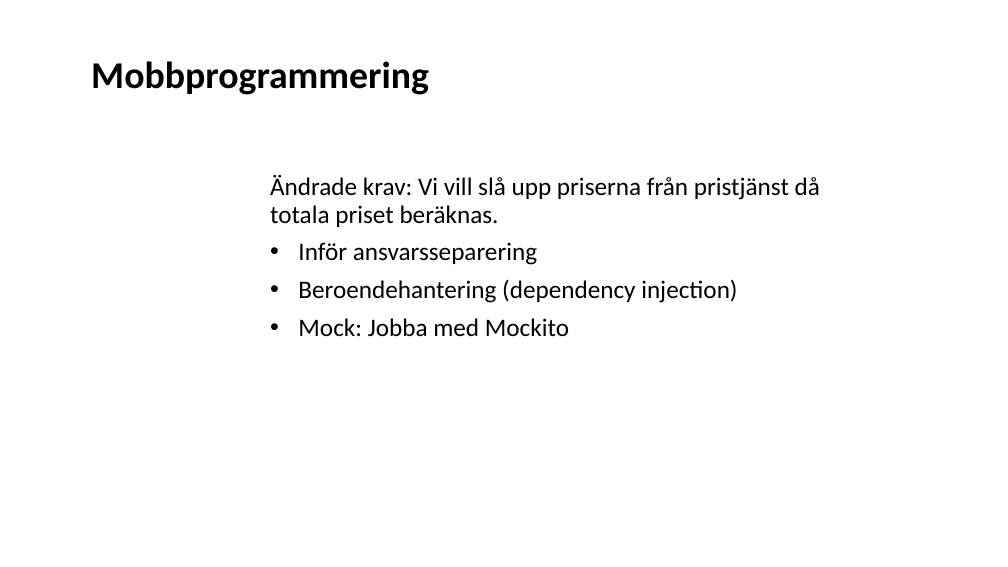
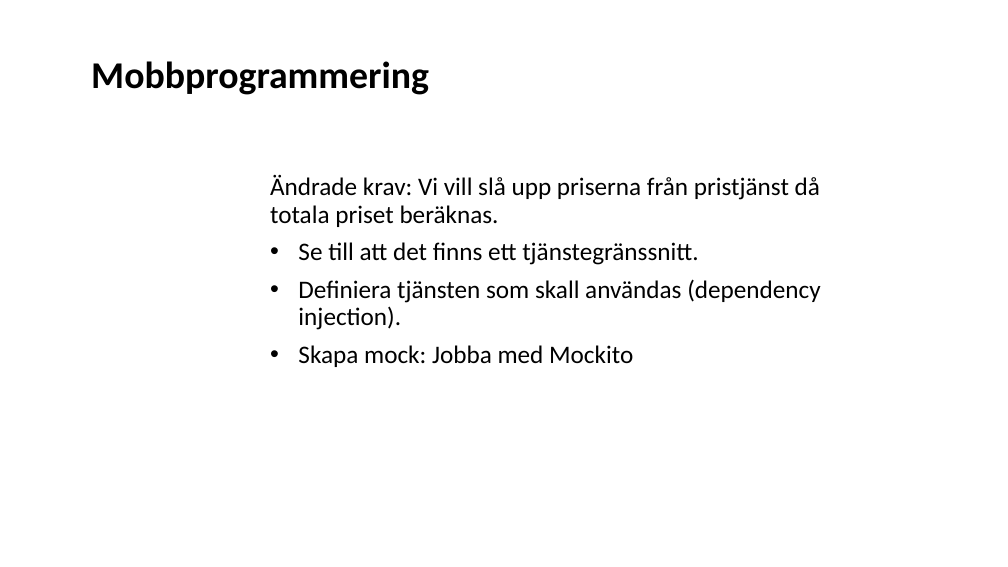
Before and after one commit to Omegapoint/tdd-lab, a slide deck: slide 13 of TDD-Presentation.pptx. Drawn at 1008x567 pixels with LibreOffice and Linux fonts; fonts in the diff are those of the drawing. Boxes give left, top, right and bottom in pixels: in the first picture for what was removed or moved away, otherwise in the second. Text is boxed around its words. In the diff, an @@ line names an element or a change of style, - is before the commit and + after.

```diff
--- a/TDD-Presentation.pptx
+++ b/TDD-Presentation.pptx
@@ subtitle at bbox=[298, 242, 820, 367]: text changed @@
-• Inför ansvarsseparering
-• Beroendehantering (dependency injection)
-• Mock: Jobba med Mockito
+• Se till att det finns ett tjänstegränssnitt.
+• Definiera tjänsten som skall användas (dependency injection).
+• Skapa mock: Jobba med Mockito
```
Also in this commit, not shown: 3 other slides changed.
